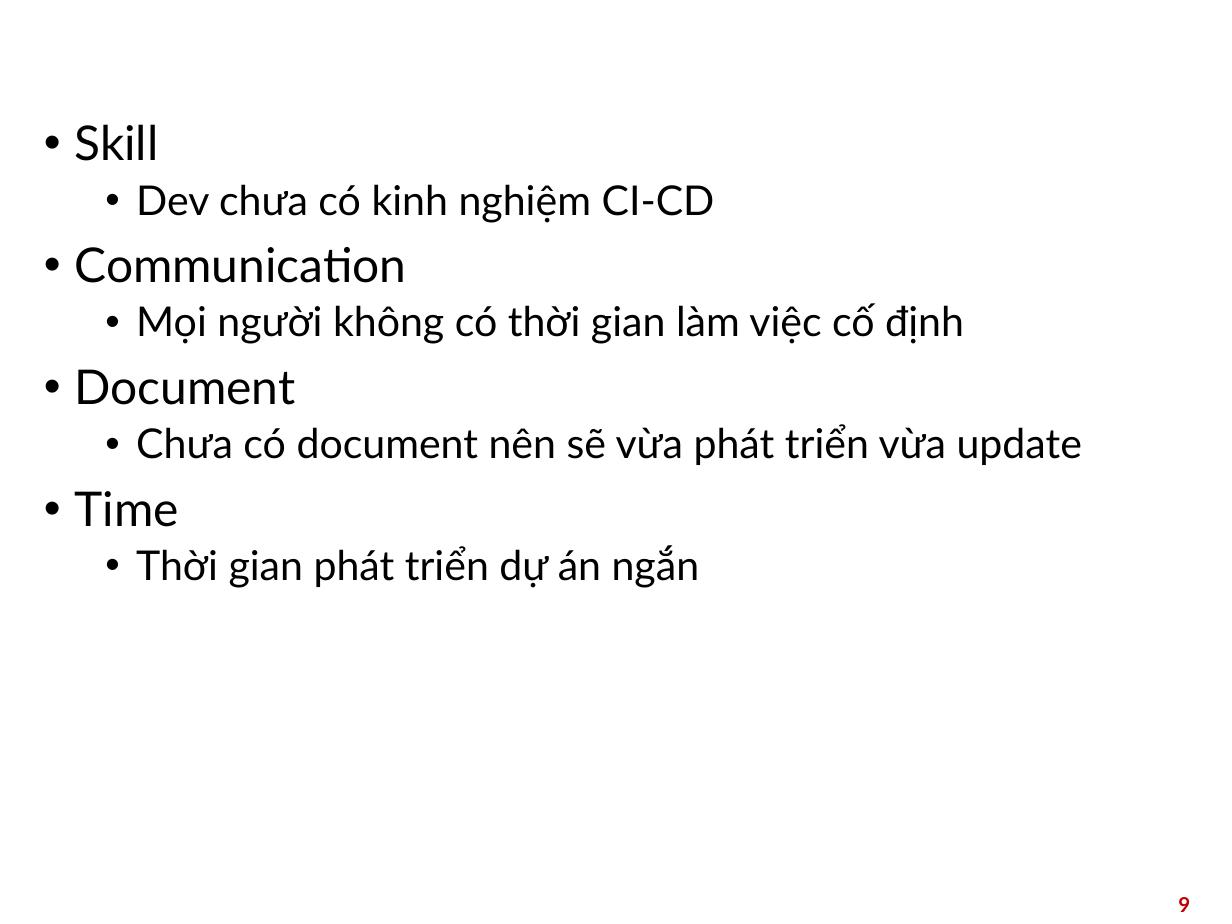
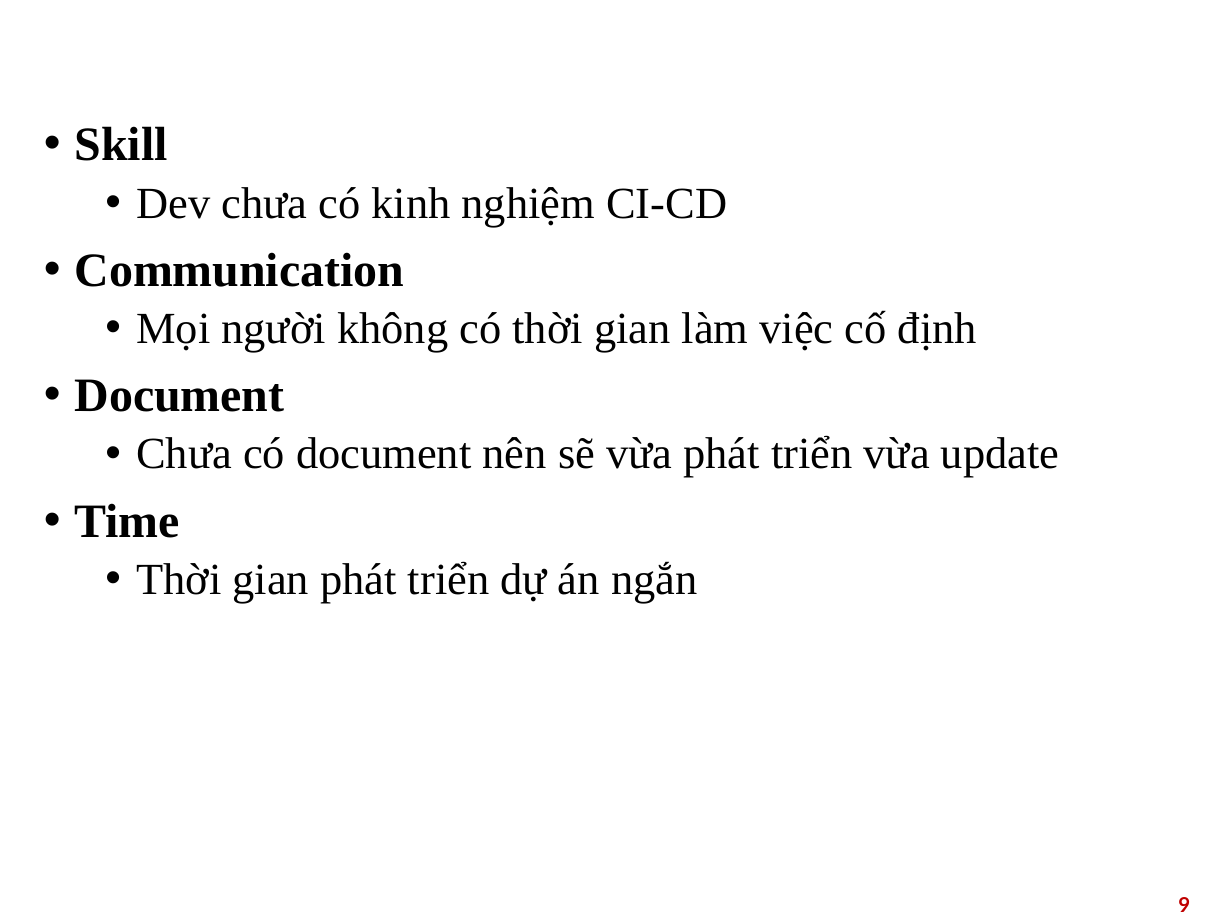
Before and after one commit to tienlhp1/agile_group_2, a slide deck: slide 9 of Agile.pptx. Drawn at 1232x924 pixels with LibreOffice and Linux fonts; fonts in the diff are those of the drawing; background and template pictures are left out. Boxes give left, top, right and bottom in pixels: in the first picture for what was removed or moved away, otherwise in the second. Text is boxed around its words. In the diff, an @@ line names an element or a change of style, - is before the commit and + after.

```diff
--- a/Agile.pptx
+++ b/Agile.pptx
@@ text "Skill" at <box>75,126,1060,603</box>: font Lato to Times New Roman; bold on in "Skill", "Communication", "Document", "Time"; size 24 to 26 pt in "Dev chưa có kinh nghiệm CI-CD", "Mọi người không có thời gian làm ...", "Chưa có document nên sẽ vừa phát ...", "Thời gian phát triển dự án ngắn" @@
```
Also in this commit, not shown: 21 other slides changed, 1 slide added.
